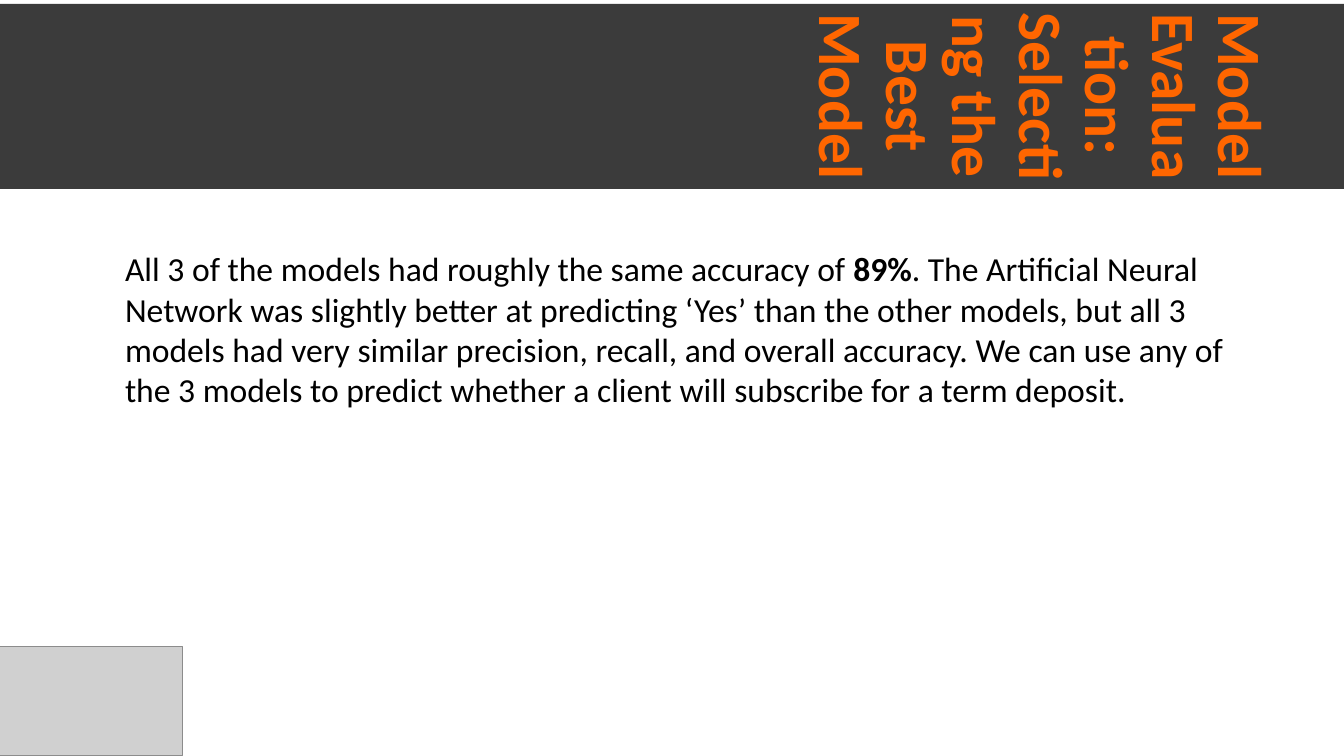
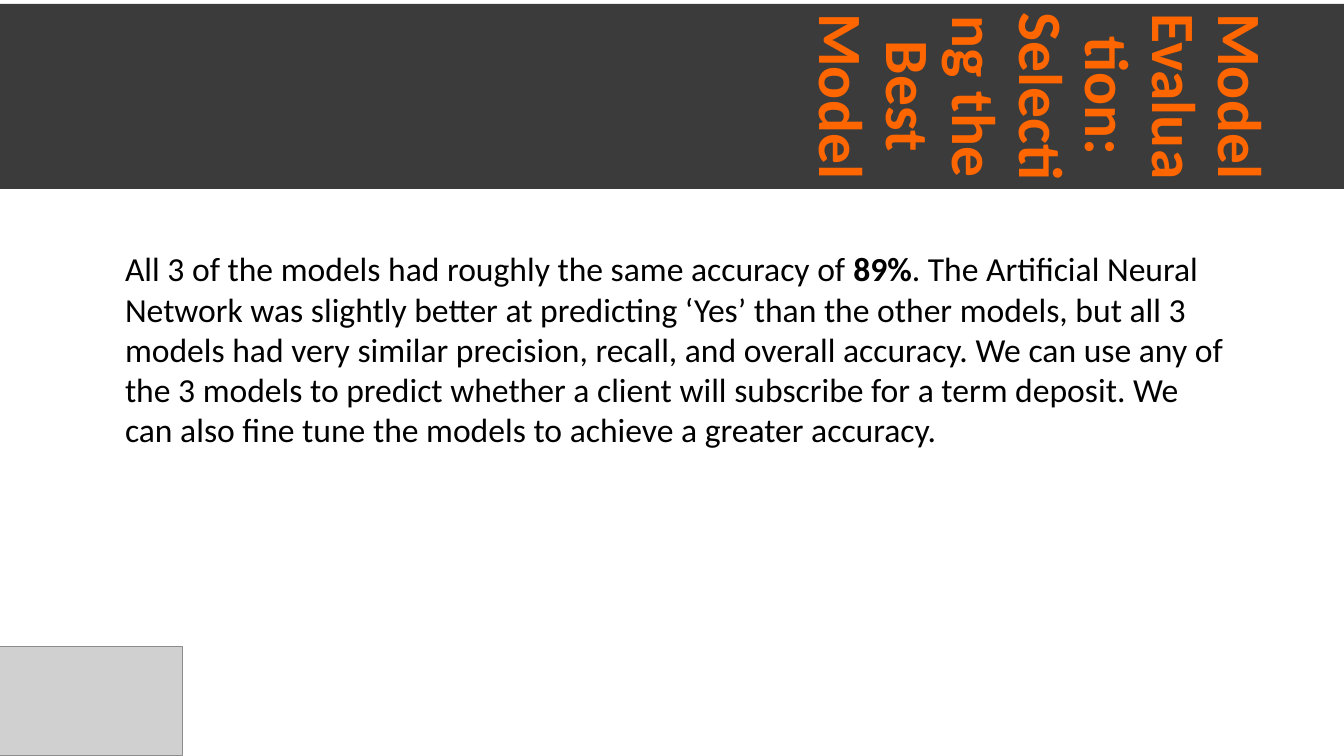
Before and after one commit to janecondon/Bank-Marketing-Campaign-Project, a slide deck: slide 19 of Bank Marketing Campaign.pptx (slide 17 before the commit). Drawn at 1344x756 pixels with LibreOffice and Linux fonts; fonts in the diff are those of the drawing; grey boxes stand for pictures. Boxes give left, top, right and bottom in pixels: in the first picture for what was removed or moved away, otherwise in the second. Text is boxed around its words. In the diff, an @@ line names an element or a change of style, - is before the commit and + after.

Commit message:
Updated powerpoint

```diff
--- a/Bank Marketing Campaign.pptx
+++ b/Bank Marketing Campaign.pptx
@@ text at (125, 257, 1223, 448): text changed @@
-All 3 of the models had roughly the same accuracy of 89%. The Artificial Neural Network was slightly better at predicting ‘Yes’ than the other models, but all 3 models had very similar precision, recall, and overall accuracy. We can use any of the 3 models to predict whether a client will subscribe for a term deposit.
+All 3 of the models had roughly the same accuracy of 89%. The Artificial Neural Network was slightly better at predicting ‘Yes’ than the other models, but all 3 models had very similar precision, recall, and overall accuracy. We can use any of the 3 models to predict whether a client will subscribe for a term deposit. We can also fine tune the models to achieve a greater accuracy.
```
Also in this commit, not shown: 3 other slides changed, 4 slides added, 2 slides removed.
